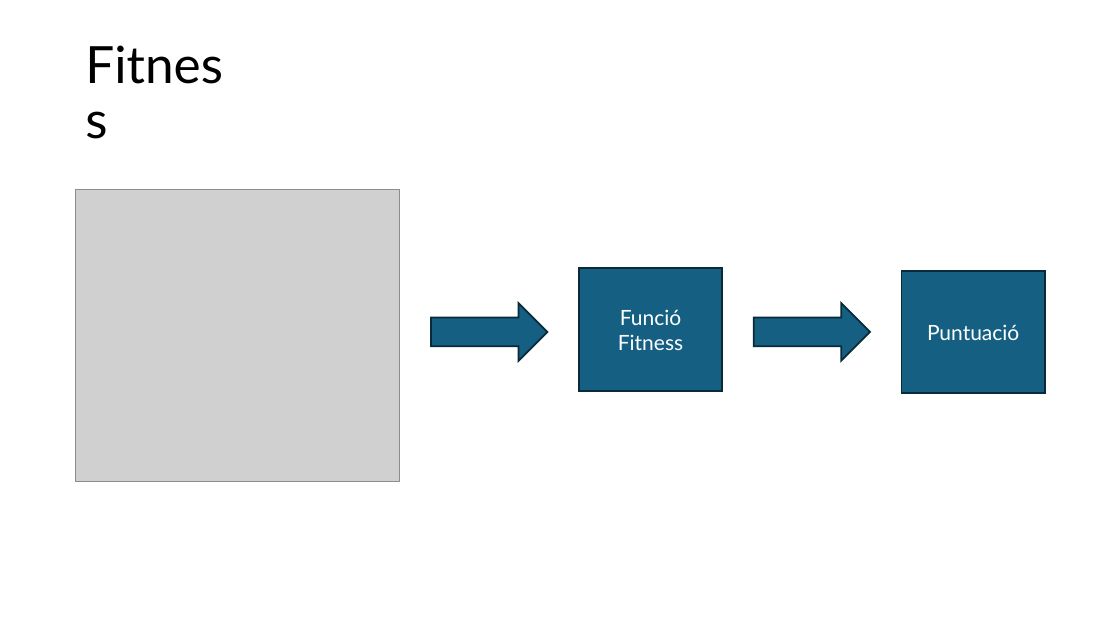
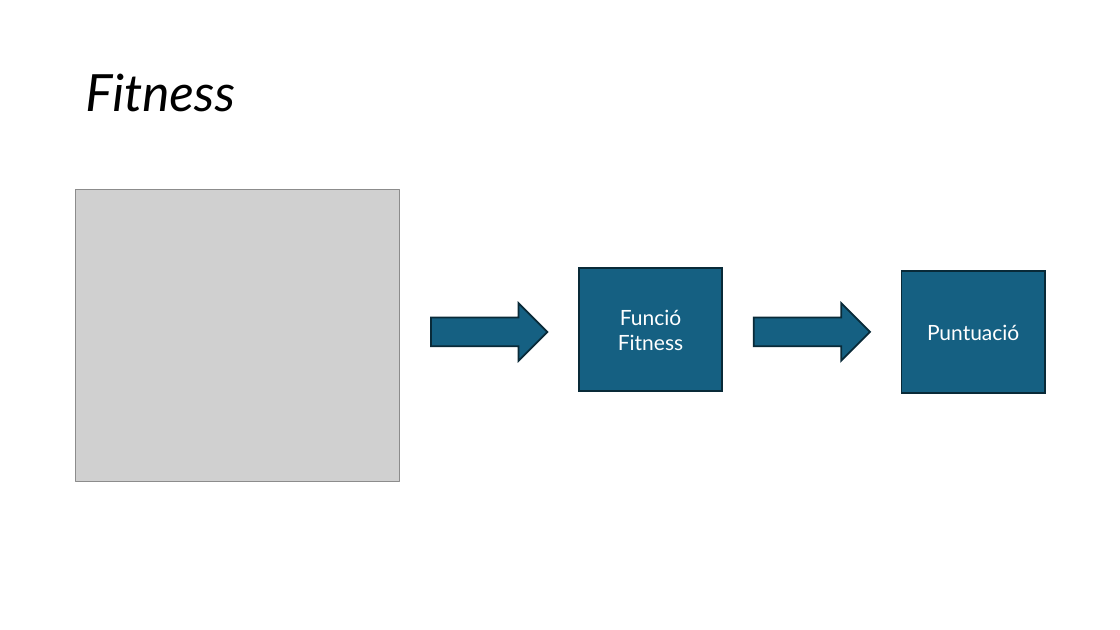
Before and after one commit to FerrerJan/Treball-de-Recerca-IA, a slide deck: slide 3 of TR_ESCRIT/PPT_Marc.pptx. Drawn at 1120x630 pixels with LibreOffice and Linux fonts; fonts in the diff are those of the drawing; grey boxes stand for pictures. Boxes give left, top, right and bottom in pixels: in the first picture for what was removed or moved away, otherwise in the second. Text is boxed around its words. In the diff, an @@ line names an element or a change of style, - is before the commit and + after.

```diff
--- a/TR_ESCRIT/PPT_Marc.pptx
+++ b/TR_ESCRIT/PPT_Marc.pptx
@@ title "Fitness" at (85,73,235,112): italic on @@
```
Also in this commit, not shown: 4 other slides changed.
